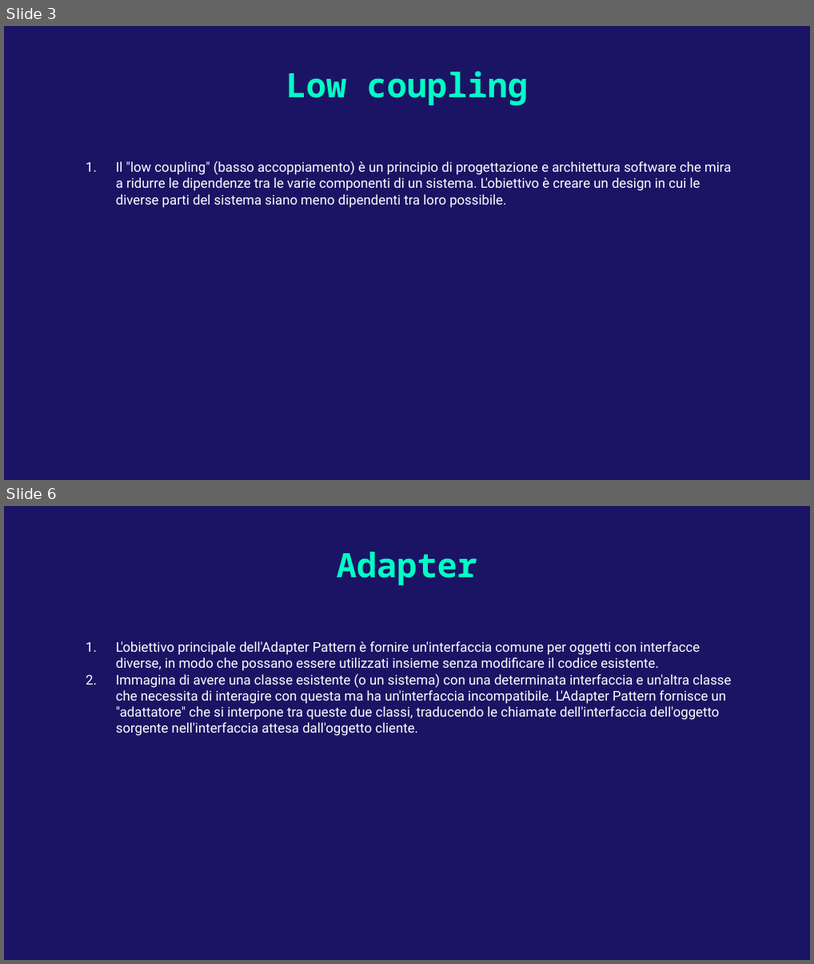
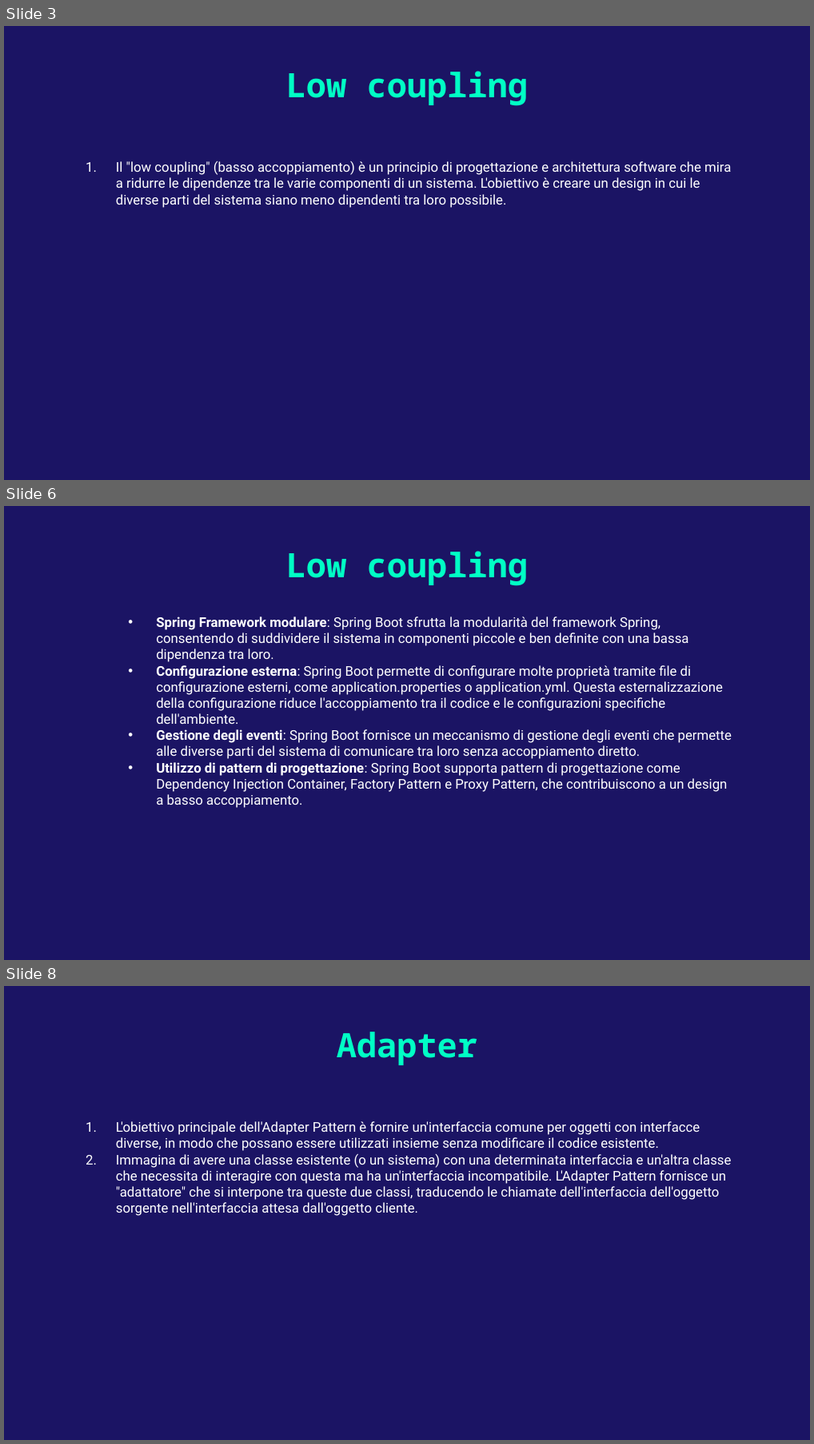
Before and after one commit to AlessandroS94/corso_21122022, a slide deck: Day 5/slide/Pattern Design.pptx. Shown one above the other, each under a label of ours: slides 3 and 6 before the commit, slides 3, 6 and 8 after it; the slides between them are not shown. The pictures are 814x964 and 814x1444 pixels, drawn with LibreOffice and Linux fonts; fonts in the diff are those of the drawing. Boxes give left, top, right and bottom in pixels: in the first picture for what was removed or moved away, otherwise in the second. Text is boxed around its words. In the diff, an @@ line names an element or a change of style, - is before the commit and + after.

```diff
--- a/Day 5/slide/Pattern Design.pptx
+++ b/Day 5/slide/Pattern Design.pptx
@@ slide 6 added at (4,506,810,960), background #1B1464 @@
@@ title added at (286,551,529,586), 30 pt, text #00FFC5, bold @@
+Low coupling
@@ subtitle added at (156,616,732,808), 12 pt, text #FFFFFF @@
+  • Spring Framework modulare: Spring Boot sfrutta la modularità del framework Spring, consentendo di suddividere il sistema in componenti piccole e ben definite con una bassa dipendenza tra loro.
+  • Configurazione esterna: Spring Boot permette di configurare molte proprietà tramite file di configurazione esterni, come application.properties o application.yml. Questa esternalizzazione della configurazione riduce l'accoppiamento tra il codice e le configurazioni specifiche dell'ambiente.
+  • Gestione degli eventi: Spring Boot fornisce un meccanismo di gestione degli eventi che permette alle diverse parti del sistema di comunicare tra loro senza accoppiamento diretto.
+  • Utilizzo di pattern di progettazione: Spring Boot supporta pattern di progettazione come Dependency Injection Container, Factory Pattern e Proxy Pattern, che contribuiscono a un design a basso accoppiamento.
@@ what was slide 6 is now slide 8 @@
```
Also in this commit, not shown: 2 slides changed, 2 other slides added, 2 other files.
